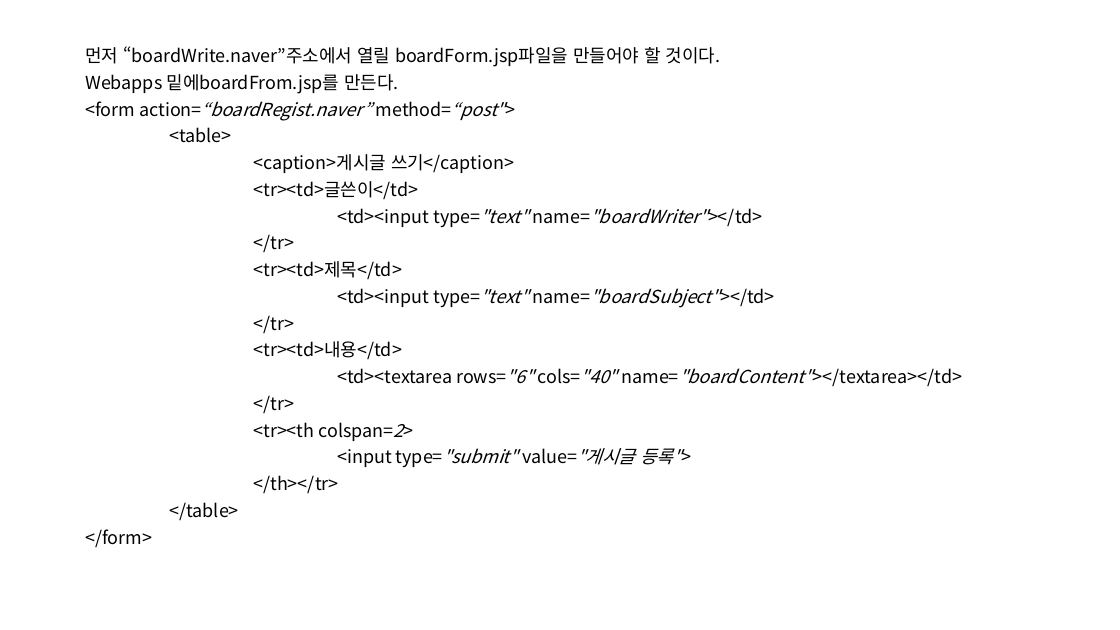
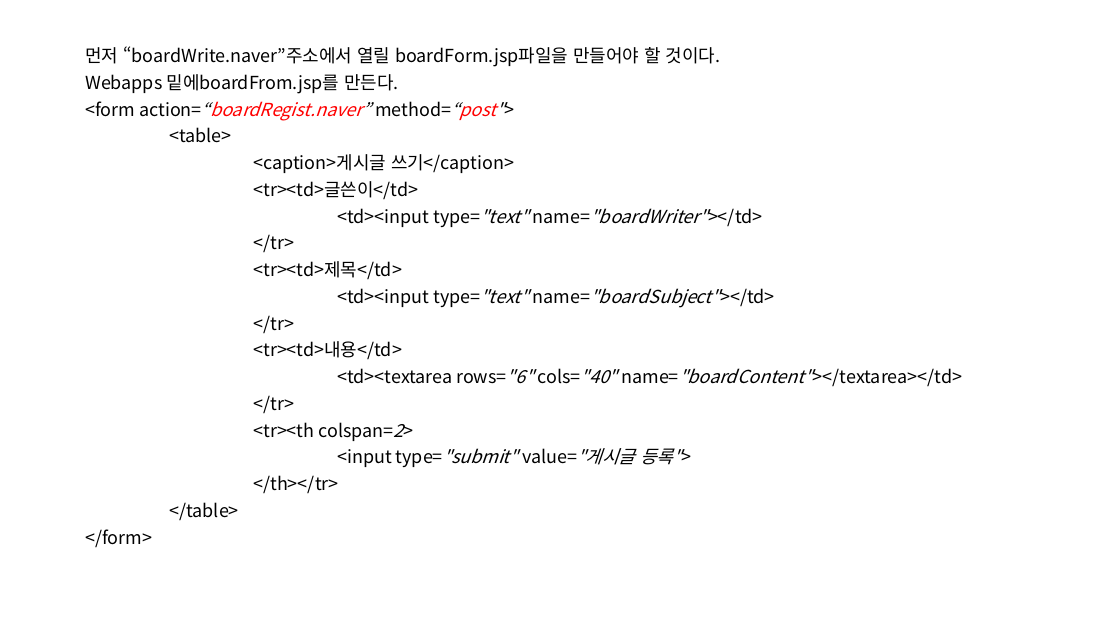
Before and after one commit to SoongMoo/PBL_3st_20231228, a slide deck: slide 34 of web/jsp/board.pptx. Drawn at 1120x630 pixels with LibreOffice and Linux fonts; fonts in the diff are those of the drawing. Boxes give left, top, right and bottom in pixels: in the first picture for what was removed or moved away, otherwise in the second. Text is boxed around its words. In the diff, an @@ line names an element or a change of style, - is before the commit and + after.

```diff
--- a/web/jsp/board.pptx
+++ b/web/jsp/board.pptx
@@ text at [85,101,505,121]: text colour #000000 to #FF0000 in "action=“boardRegist.naver” method=“post">" @@
```
Also in this commit, not shown: 1 other slide changed.
